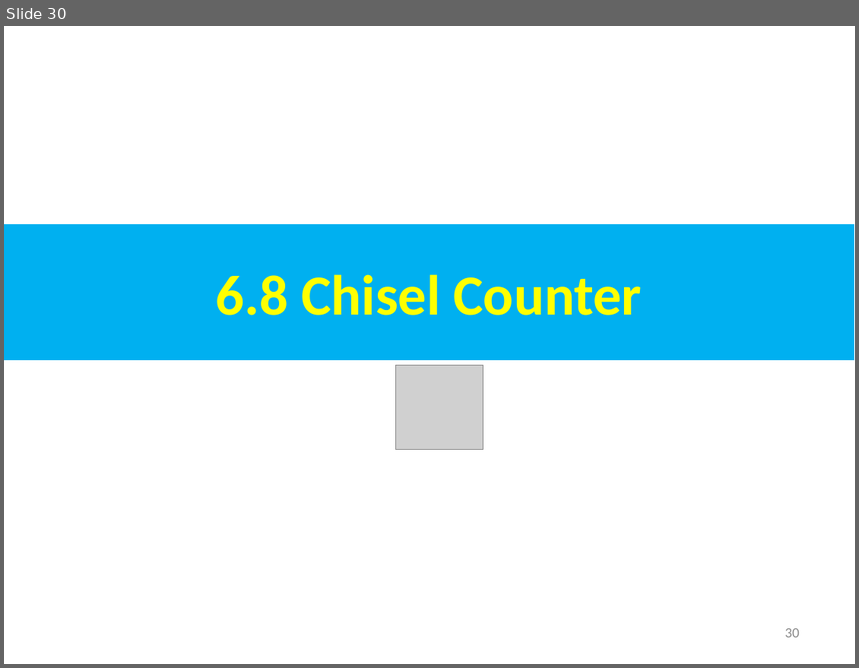
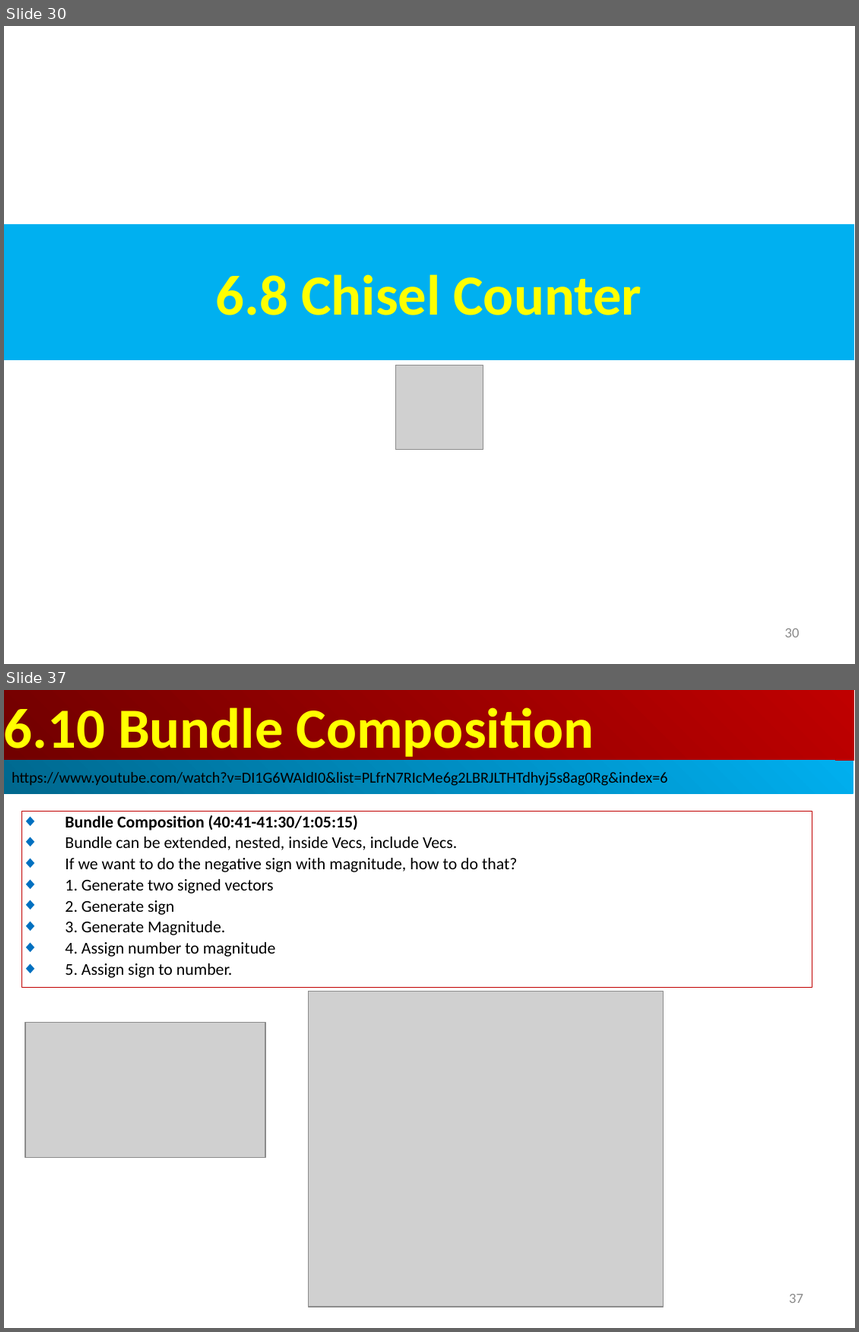
Before and after one commit to peterhchen/AIU_CS800_Chisel, a slide deck: 500_UCSC_HWD/006_Encap/000_Video/006.Encap.ppt. Shown one above the other, each under a label of ours: slide 30 before the commit, slides 30 and 37 after it; the slides between them are not shown. The pictures are 859x668 and 859x1332 pixels, drawn with LibreOffice and Linux fonts; fonts in the diff are those of the drawing; grey boxes stand for pictures. Boxes give left, top, right and bottom in pixels: in the first picture for what was removed or moved away, otherwise in the second. Text is boxed around its words. In the diff, an @@ line names an element or a change of style, - is before the commit and + after.

```diff
--- a/500_UCSC_HWD/006_Encap/000_Video/006.Encap.ppt
+++ b/500_UCSC_HWD/006_Encap/000_Video/006.Encap.ppt
@@ slide 37 added at bbox=[4, 690, 855, 1328], background #FFFFFF @@
@@ rectangle added at bbox=[4, 690, 854, 761], fill gradient #BF0000 to #710000, 48 pt, text #FFFF00, bold @@
+6.10 Bundle Composition
@@ rectangle added at bbox=[4, 761, 854, 794], fill gradient #00AFEF to #00688E, 13 pt, text #000000 @@
+https://www.youtube.com/watch?v=DI1G6WAIdI0&list=PLfrN7RIcMe6g2LBRJLTHTdhyj5s8ag0Rg&index=6
@@ rectangle added at bbox=[22, 811, 813, 988], outline #C00000 0.74 pt, 14 pt, text #000000 @@
+◆ Bundle Composition (40:41-41:30/1:05:15)
+◆ Bundle can be extended, nested, inside Vecs, include Vecs.
+◆ If we want to do the negative sign with magnitude, how to do that?
+◆ 1. Generate two signed vectors
+◆ 2. Generate sign
+◆ 3. Generate Magnitude.
+◆ 4. Assign number to magnitude
+◆ 5. Assign sign to number.
@@ picture added at bbox=[308, 991, 664, 1307] @@
@@ picture added at bbox=[25, 1023, 265, 1158] @@
@@ page number added at bbox=[789, 1294, 804, 1303], 12 pt, text #8B8B8B @@
+37
```
Also in this commit, not shown: 21 slides changed, 20 other slides added.
